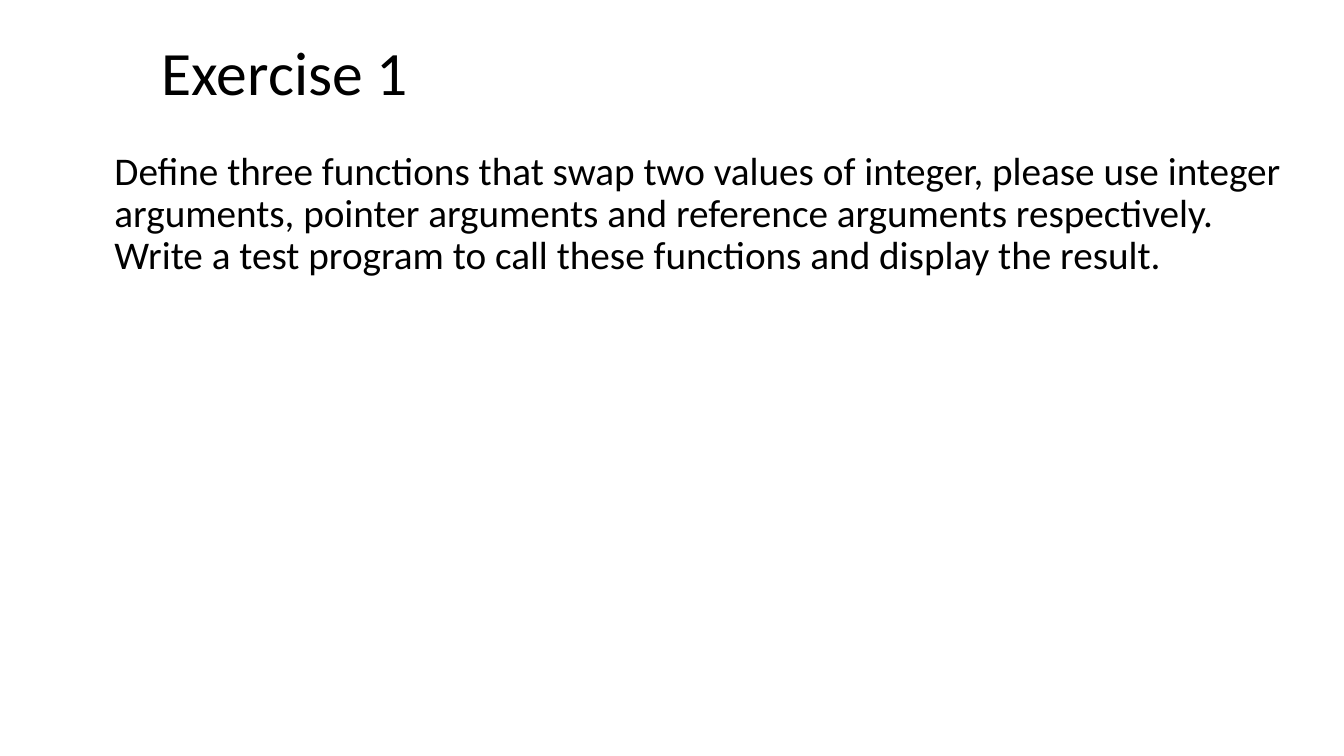
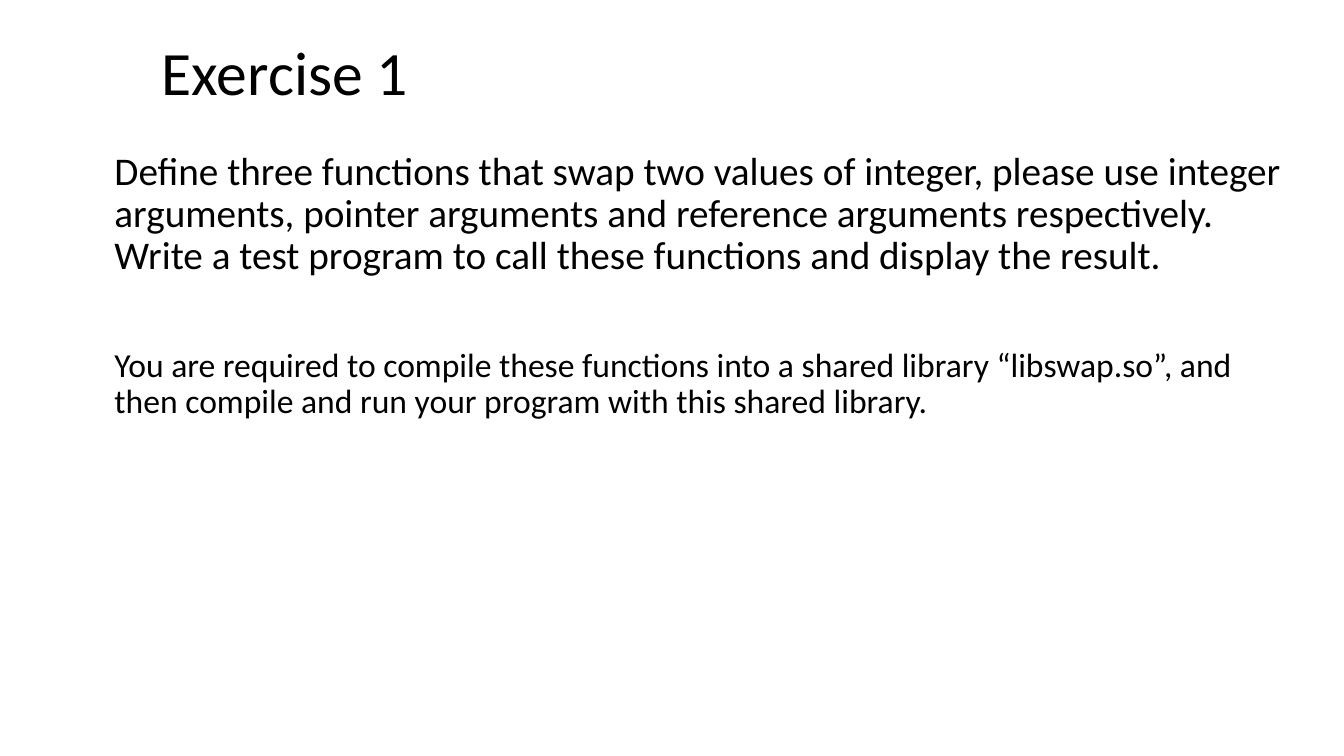
Before and after one commit to dayekuaipao/CPPLearning, a slide deck: slide 19 of week06/Lab06.pptx. Drawn at 1344x756 pixels with LibreOffice and Linux fonts; fonts in the diff are those of the drawing; background and template pictures are left out. Boxes give left, top, right and bottom in pixels: in the first picture for what was removed or moved away, otherwise in the second. Text is boxed around its words. In the diff, an @@ line names an element or a change of style, - is before the commit and + after.

Commit message:
update exercise 1 in lab06.pptx

```diff
--- a/week06/Lab06.pptx
+++ b/week06/Lab06.pptx
@@ text at bbox=[114, 353, 1231, 419]: paragraph added @@
+  You are required to compile these functions into a shared library “libswap.so”, and then compile and run your program with this shared library.
```
